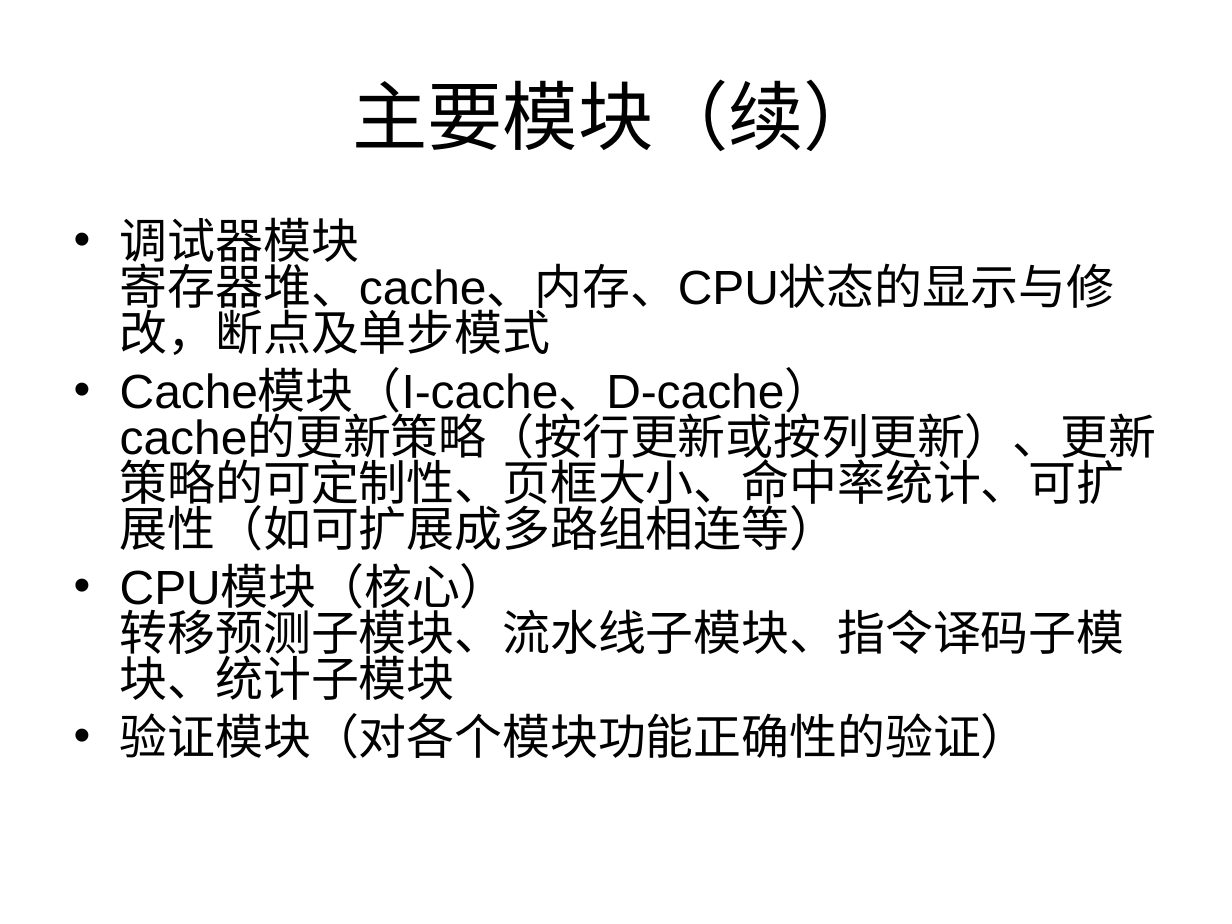
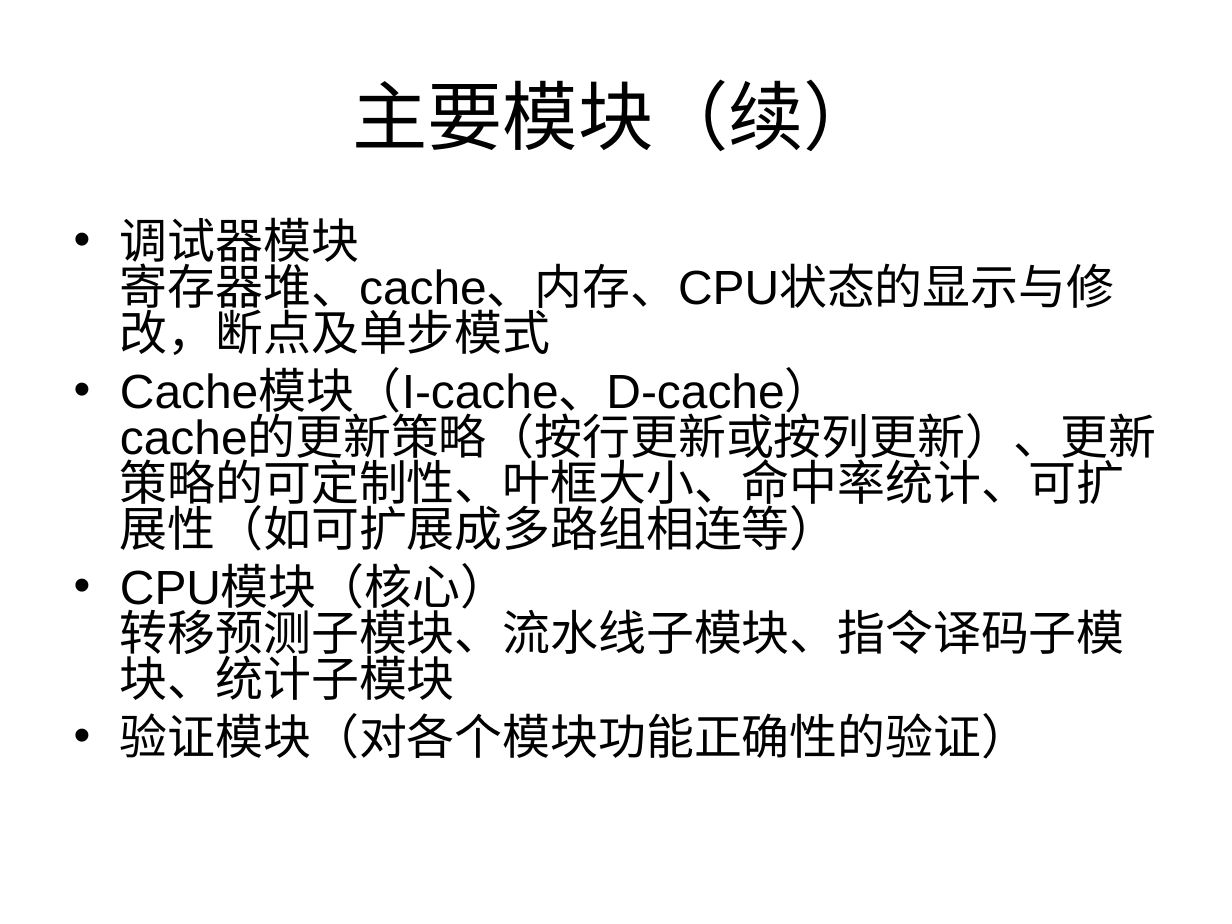
Before and after one commit to hualiansheng/minic, a slide deck: slide 6 of simulator/doc/报告.ppt. Drawn at 1232x924 pixels with LibreOffice and Linux fonts; fonts in the diff are those of the drawing. Boxes give left, top, right and bottom in pixels: in the first picture for what was removed or moved away, otherwise in the second. Text is boxed around its words. In the diff, an @@ line names an element or a change of style, - is before the commit and + after.

```diff
--- a/simulator/doc/报告.ppt
+++ b/simulator/doc/报告.ppt
@@ text at (120,217,1125,759): indent changed @@
@@ text at (120,370,1157,551): text changed @@
-• Cache模块（I-cache、D-cache）
-  cache的更新策略（按行更新或按列更新）、更新策略的可定制性、页框大小、命中率统计、可扩展性（如可扩展成多路组相连等）
+• Cache模块（I-cache、D-cache）
+  cache的更新策略（按行更新或按列更新）、更新策略的可定制性、叶框大小、命中率统计、可扩展性（如可扩展成多路组相连等）
```
Also in this commit, not shown: 6 other slides changed.
